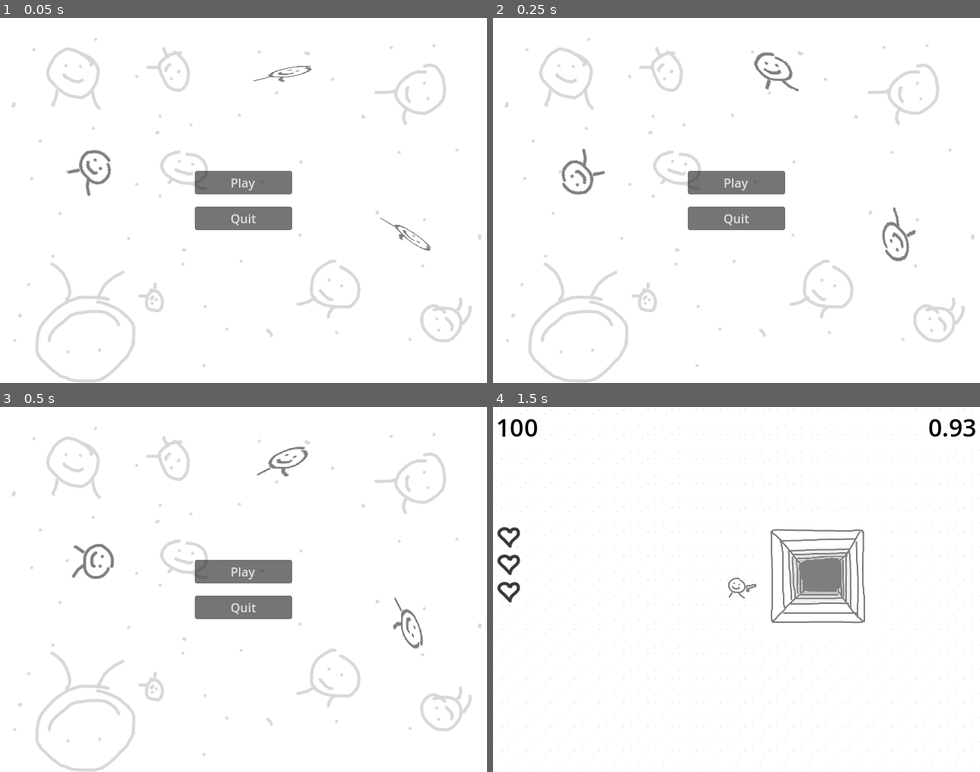
Above: before the commit, frames 1-4 (two rows, left to right).
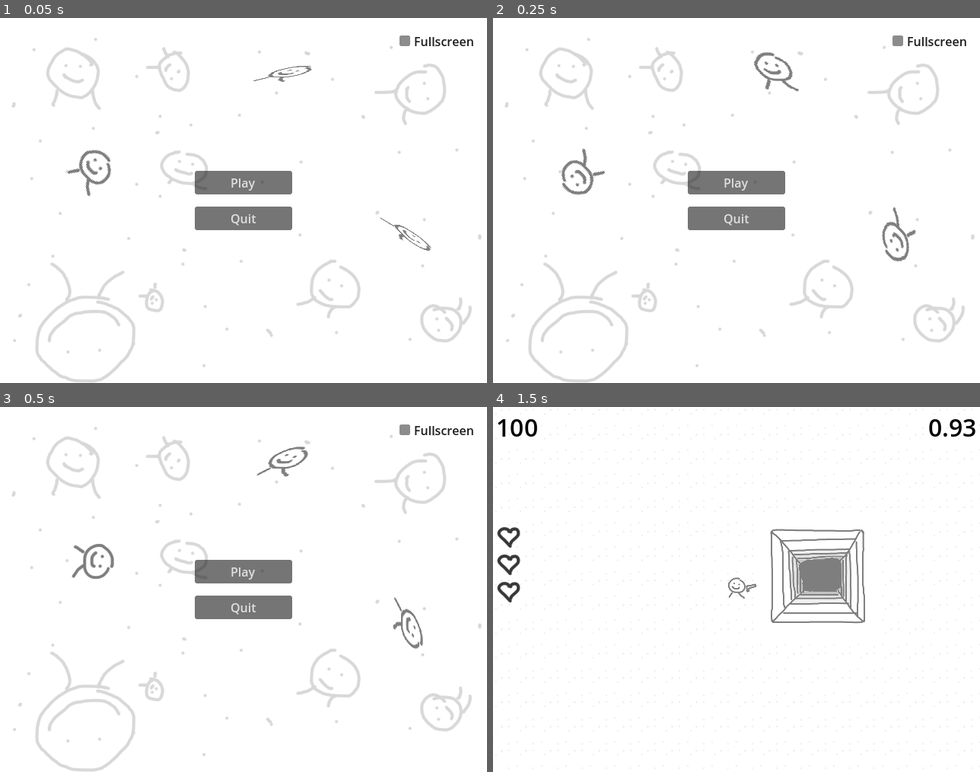
Above: after the commit, the same moments.

Repository: 3xcpy/milkyway-game
Game: Godot game, scene res://scenes/main.tscn
The game is run twice, just before and just after one commit, with the same random seed, the same clock (stepped at 60 frames per second) and the same inputs.
Inputs (mouse positions are in pixels of both pictures, inside the frame that each line leads up to):
- Up to frame 1 (0.05 s): no input
- Up to frame 2 (0.25 s): no input
- Up to frame 3 (0.5 s): no input
- Up to frame 4 (1.5 s): click "Play" at 0.5 s; tap Enter at 1.25 s; move the mouse to (843, 571) at 1.27 s; hold Right (move_right) from 1.28 s (still down); tap E (grab) at 1.35 s

The runs differ from the first frame. In frame 1, 0.2% of the frame differs, in the area x 82-98%, y 4-8%; in frame 2, 0.2%; in frame 3, 0.2%; in frame 4, nothing differs.

Commit message:
add fullscreen checkbox to main menu

Diff:
--- a/scenes/main_menu.tscn
+++ b/scenes/main_menu.tscn
@@ -74,6 +74,18 @@
 &"skew": SubResource("Animation_8ln24"),
 &"spin": SubResource("Animation_bqqt6")
 }
+
+[sub_resource type="StyleBoxEmpty" id="StyleBoxEmpty_bqqt6"]
+
+[sub_resource type="Theme" id="Theme_bqqt6"]
+CheckBox/colors/checkbox_checked_color = Color(0.20511743, 0.20511743, 0.20511743, 1)
+CheckBox/colors/font_color = Color(0.10747949, 0.10747983, 0.107479595, 1)
+CheckBox/colors/font_focus_color = Color(0.21230456, 0.21230492, 0.21230534, 1)
+CheckBox/colors/font_hover_color = Color(0.2303147, 0.23031497, 0.23031548, 1)
+CheckBox/colors/font_hover_pressed_color = Color(0.19076231, 0.19076234, 0.19076231, 1)
+CheckBox/colors/font_pressed_color = Color(0.14406255, 0.14406255, 0.14406249, 1)
+CheckBox/colors/icon_disabled_color = Color(0, 0, 0, 1)
+CheckBox/styles/focus = SubResource("StyleBoxEmpty_bqqt6")
 
 [node name="MainMenu" type="Control"]
 layout_mode = 3
@@ -166,5 +178,15 @@
 }
 autoplay = "spin"
 
+[node name="FullscreenCheckBox" type="CheckBox" parent="."]
+layout_mode = 0
+offset_left = 520.0
+offset_top = 15.0
+offset_right = 627.0
+offset_bottom = 46.0
+theme = SubResource("Theme_bqqt6")
+text = "Fullscreen"
+
 [connection signal="button_up" from="VBoxContainer/PlayButton" to="." method="_on_play_button_button_up"]
 [connection signal="button_up" from="VBoxContainer/QuitButton" to="." method="_on_quit_button_button_up"]
+[connection signal="toggled" from="FullscreenCheckBox" to="." method="_on_fullscreen_check_box_toggled"]
--- a/scenes/pause_menu.tscn
+++ b/scenes/pause_menu.tscn
@@ -1,10 +1,7 @@
 [gd_scene load_steps=3 format=3 uid="uid://74pemylvwywk"]
 
 [ext_resource type="Script" uid="uid://xwjlk7k5wqtg" path="res://scripts/pause_menu.gd" id="1_n87rw"]
-
-[sub_resource type="Theme" id="Theme_n87rw"]
-CheckBox/colors/checkbox_checked_color = Color(1, 1, 1, 1)
-CheckBox/colors/icon_disabled_color = Color(0, 0, 0, 1)
+[ext_resource type="Theme" uid="uid://c871x2y3ibf5l" path="res://themes/checkbox.tres" id="2_myx47"]
 
 [node name="PauseMenu" type="Control"]
 process_mode = 3
@@ -31,7 +28,7 @@
 offset_top = 424.0
 offset_right = 139.0
 offset_bottom = 455.0
-theme = SubResource("Theme_n87rw")
+theme = ExtResource("2_myx47")
 text = "Fullscreen"
 
 [node name="VBoxContainer" type="VBoxContainer" parent="."]
--- a/scripts/global.gd
+++ b/scripts/global.gd
@@ -1,6 +1,9 @@
 extends Node
 
 var hud: HUD = null
+
+var saved_window_mode = null
+var fullscreen = false
 
 var score: int = 0
 var time: float = 0.0
--- a/scripts/main_menu.gd
+++ b/scripts/main_menu.gd
@@ -3,6 +3,11 @@
 signal start_game()
 
 @onready var score_label: Label = $ScoreLabel
+
+
+func _process(_delta) -> void:
+	if Global.fullscreen:
+		$FullscreenCheckBox.button_pressed = true
 
 
 func update_score_label(score: float) -> void:
@@ -15,5 +20,17 @@
 func _on_play_button_button_up() -> void:
 	start_game.emit()
 
+
 func _on_quit_button_button_up() -> void:
 	get_tree().quit()
+
+
+func _on_fullscreen_check_box_toggled(toggled_on: bool) -> void:
+	if toggled_on and !Global.fullscreen:
+		Global.saved_window_mode = DisplayServer.window_get_mode()
+		DisplayServer.window_set_mode(DisplayServer.WINDOW_MODE_FULLSCREEN)
+		Global.fullscreen = true
+		print(Global.saved_window_mode)
+	elif !toggled_on and Global.fullscreen:
+		DisplayServer.window_set_mode(Global.saved_window_mode)
+		Global.fullscreen = false
--- a/scripts/pause_menu.gd
+++ b/scripts/pause_menu.gd
@@ -3,7 +3,11 @@
 signal return_to_menu()
 
 var paused: bool = false
-var saved_window_mode = null
+
+
+func _ready() -> void:
+	if Global.fullscreen:
+		$FullscreenCheckBox.button_pressed = true
 
 
 func _process(_delta: float) -> void:
@@ -15,11 +19,14 @@
 
 
 func _on_fullscreen_check_box_toggled(toggled_on: bool) -> void:
-	if toggled_on:
-		saved_window_mode = DisplayServer.window_get_mode()
+	if toggled_on and !Global.fullscreen:
+		Global.saved_window_mode = DisplayServer.window_get_mode()
 		DisplayServer.window_set_mode(DisplayServer.WINDOW_MODE_FULLSCREEN)
-	else:
-		DisplayServer.window_set_mode(saved_window_mode)
+		Global.fullscreen = true
+		print(Global.saved_window_mode)
+	elif !toggled_on and Global.fullscreen:
+		DisplayServer.window_set_mode(Global.saved_window_mode)
+		Global.fullscreen = false
 
 
 func _on_quit_button_button_up() -> void:
--- /dev/null
+++ b/themes/checkbox.tres
@@ -0,0 +1,8 @@
+[gd_resource type="Theme" load_steps=2 format=3 uid="uid://c871x2y3ibf5l"]
+
+[sub_resource type="StyleBoxEmpty" id="StyleBoxEmpty_iubwi"]
+
+[resource]
+CheckBox/colors/checkbox_checked_color = Color(1, 1, 1, 1)
+CheckBox/colors/icon_disabled_color = Color(0, 0, 0, 1)
+CheckBox/styles/focus = SubResource("StyleBoxEmpty_iubwi")
Not shown, added: export_presets.cfg
Not shown: 1 places in scenes/main_menu.tscn that only renumber resources
